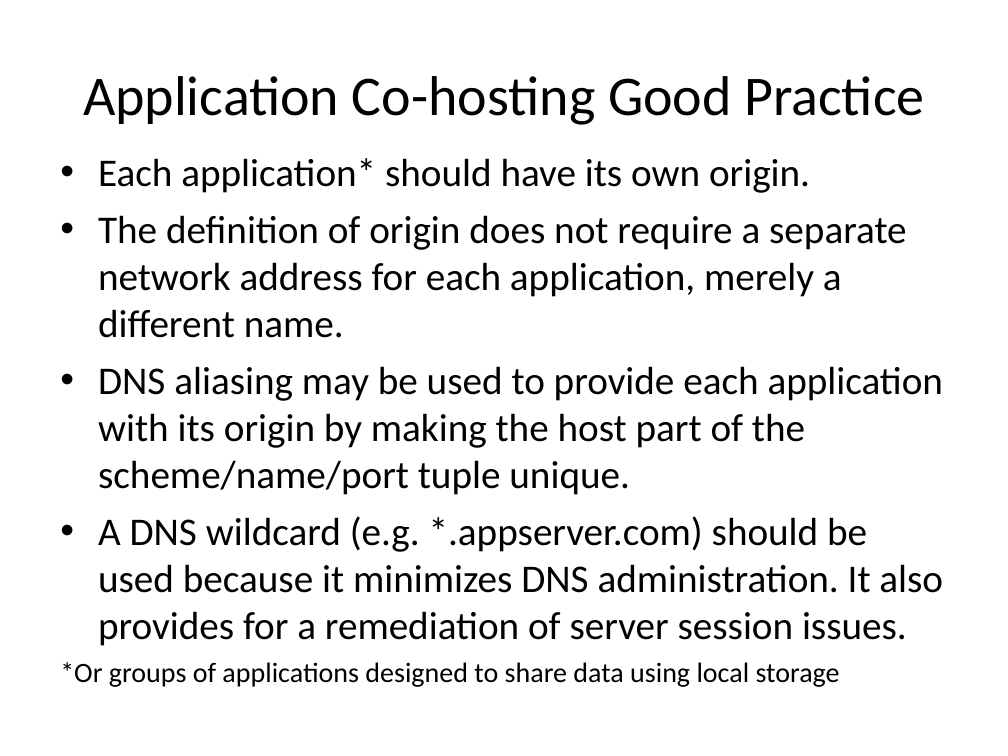
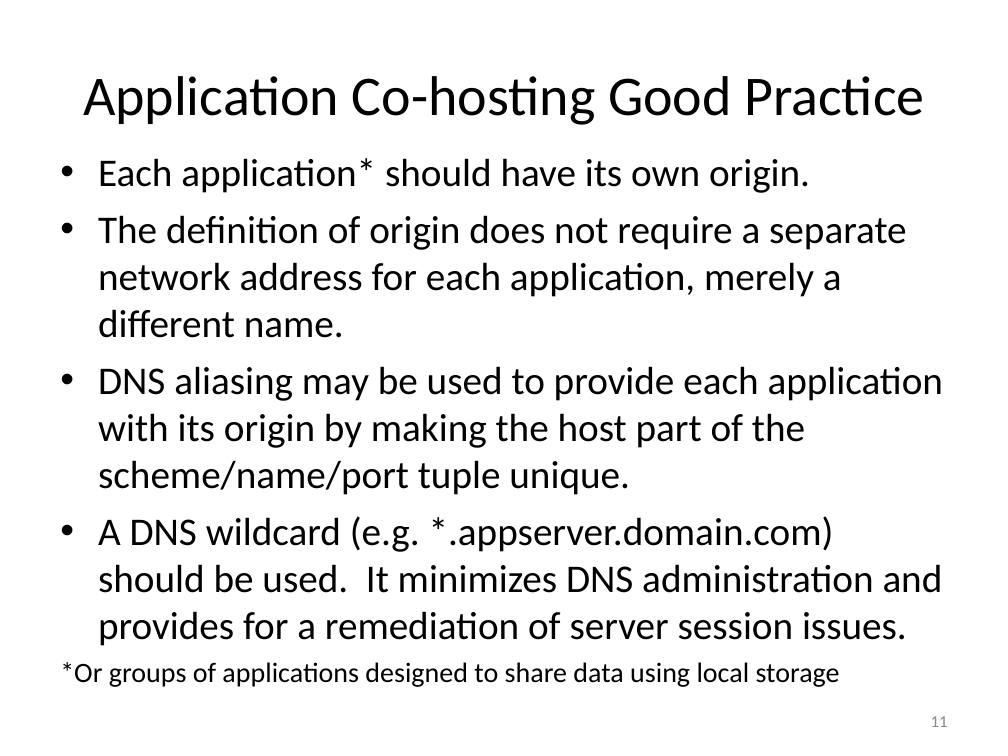
Before and after one commit to EdCharbeneau/CodePaLOUsa, a slide deck: slide 11 of 2013/LocalStorageSecurity/LocalStoragePresentation.ppt. Drawn at 1008x756 pixels with LibreOffice and Linux fonts; fonts in the diff are those of the drawing. Boxes give left, top, right and bottom in pixels: in the first picture for what was removed or moved away, otherwise in the second. Text is boxed around its words. In the diff, an @@ line names an element or a change of style, - is before the commit and + after.

```diff
--- a/2013/LocalStorageSecurity/LocalStoragePresentation.ppt
+++ b/2013/LocalStorageSecurity/LocalStoragePresentation.ppt
@@ text at <box>98,516,943,646</box>: text changed @@
-• A DNS wildcard (e.g. *.appserver.com) should be used because it minimizes DNS administration. It also provides for a remediation of server session issues.
+• A DNS wildcard (e.g. *.appserver.domain.com) should be used. It minimizes DNS administration and provides for a remediation of server session issues.
@@ page number added at <box>931,716,948,727</box>, 12 pt, text #898989 @@
+11
```
Also in this commit, not shown: 19 other slides changed.
